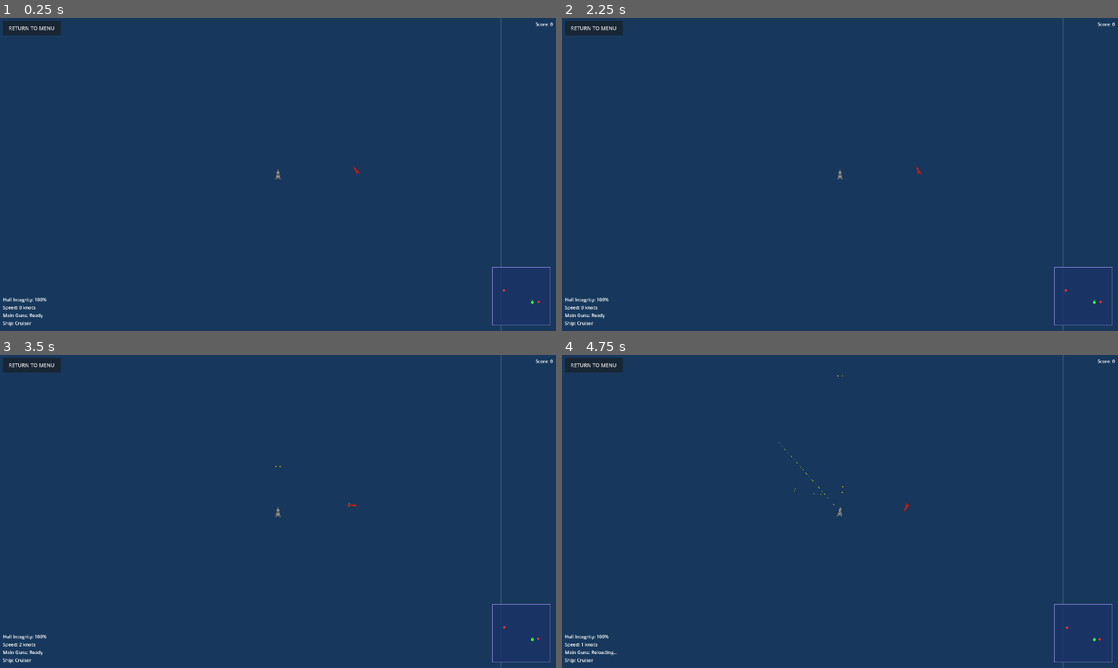
Above: before the commit, frames 1-4 (two rows, left to right).
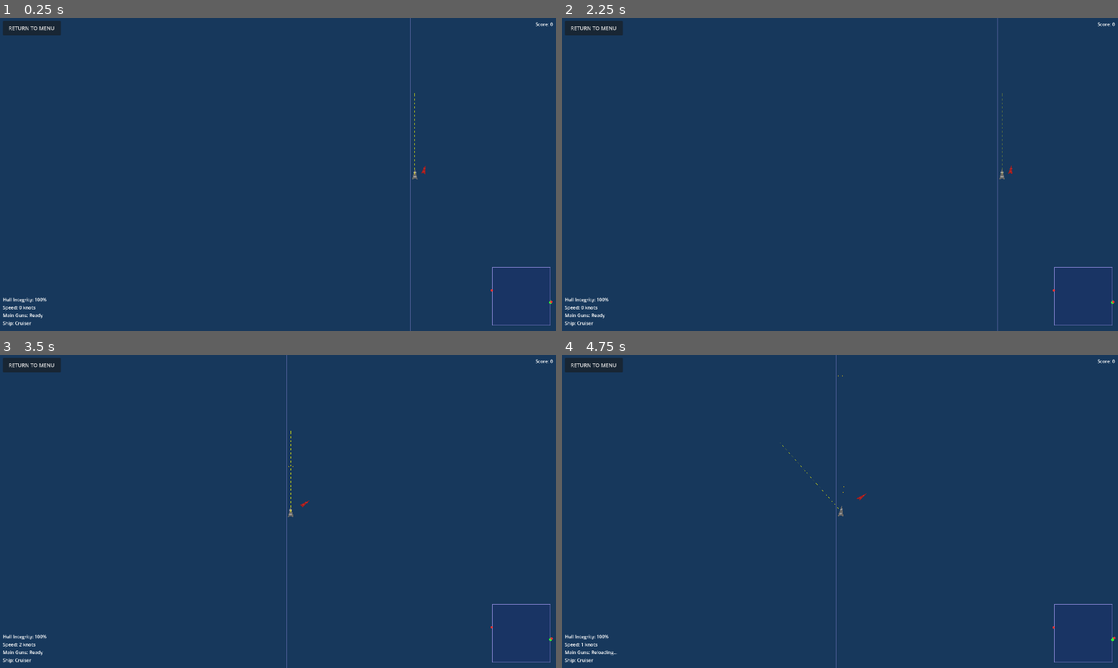
Above: after the commit, the same moments.

Repository: Hellboy20151011/Navalwars
Game: Godot game, scene res://scenes/main.tscn
Two runs of this game, one before a commit and one after it. Both use one fixed random seed, a clock stepped at 60 frames per second and the inputs below. This scene is started directly instead of the project's main scene.
Inputs (mouse positions are in pixels of both pictures, inside the frame that each line leads up to):
- Up to frame 1 (0.25 s): no input
- Up to frame 2 (2.25 s): tap Enter at 0.5 s; move the mouse to (962, 158) at 0.52 s; hold D (turn_right) 0.53-1.25 s; tap Space (fire_main_guns) at 0.6 s; click (962, 158) at 0.67 s; click "RETURN TO MENU" at 1.25 s; click "START PRACTICE BATTLE" at 2 s
- Up to frame 3 (3.5 s): move the mouse to (166, 527) at 2.77 s; hold S (move_backward) from 2.78 s (still down); right-click (166, 527) at 2.85 s
- Up to frame 4 (4.75 s): move the mouse to (895, 442) at 3.52 s; release S (move_backward) at 3.53 s; hold D (turn_right) 3.53-4.28 s; tap Enter at 3.6 s; move the mouse to (812, 574) at 4.27 s; hold W (move_forward) from 4.28 s (still down); tap Space (fire_main_guns) at 4.35 s; click (812, 574) at 4.42 s

The runs differ from the first frame. In frame 1, 0.3% of the frame differs, in the area x 49-100%, y 0-100%; in frame 2, 0.3%; in frame 3, 0.3%; in frame 4, 0.3%.

Commit message:
Fix collision masks so ships collide with WorldBoundary (layer 8)
Co-authored-by: Hellboy20151011 <189905498+Hellboy20151011@users.noreply.github.com>

Diff:
--- a/scenes/enemy_ship.tscn
+++ b/scenes/enemy_ship.tscn
@@ -7,7 +7,7 @@
 
 [node name="EnemyShip" type="CharacterBody2D"]
 collision_layer = 2
-collision_mask = 5
+collision_mask = 13
 script = ExtResource("1_enemy")
 
 [node name="CollisionShape2D" type="CollisionShape2D" parent="."]
--- a/scenes/ship.tscn
+++ b/scenes/ship.tscn
@@ -6,6 +6,8 @@
 size = Vector2(60, 120)
 
 [node name="Ship" type="CharacterBody2D"]
+collision_layer = 1
+collision_mask = 9
 script = ExtResource("1_ship")
 
 [node name="CollisionShape2D" type="CollisionShape2D" parent="."]
